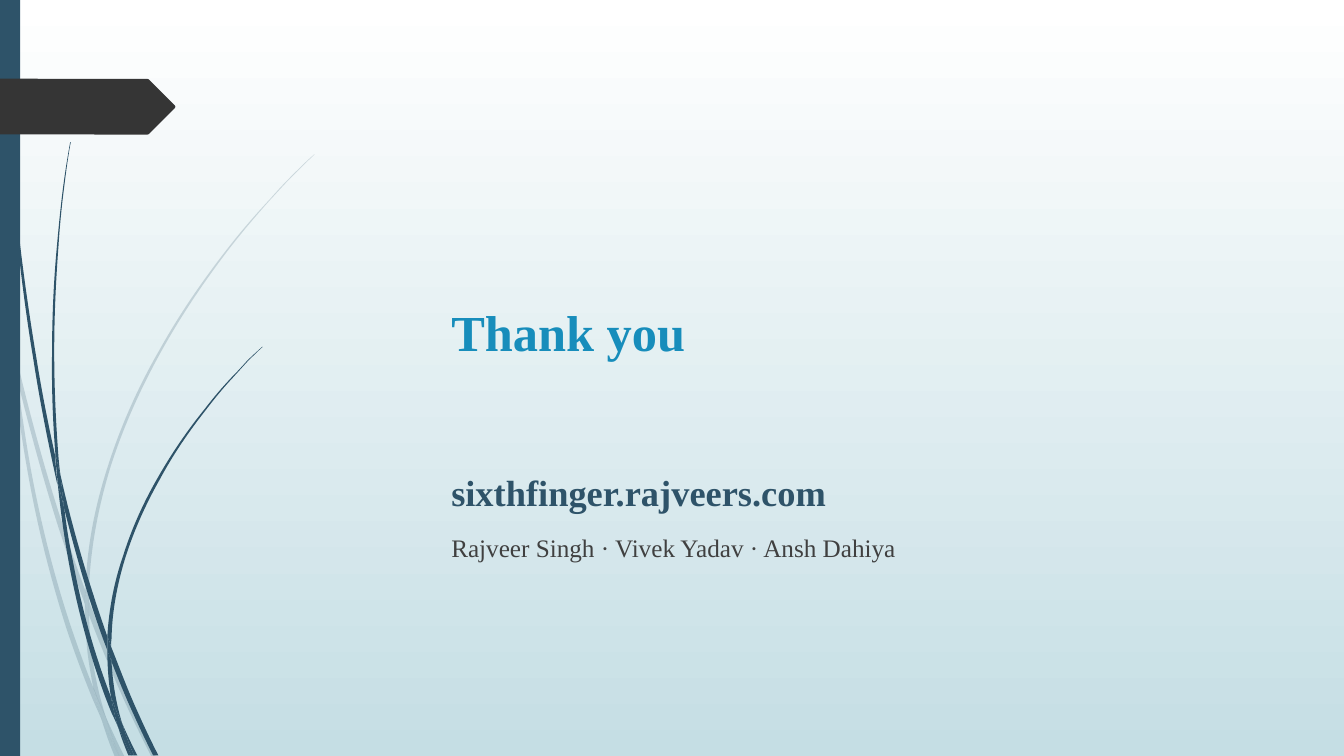
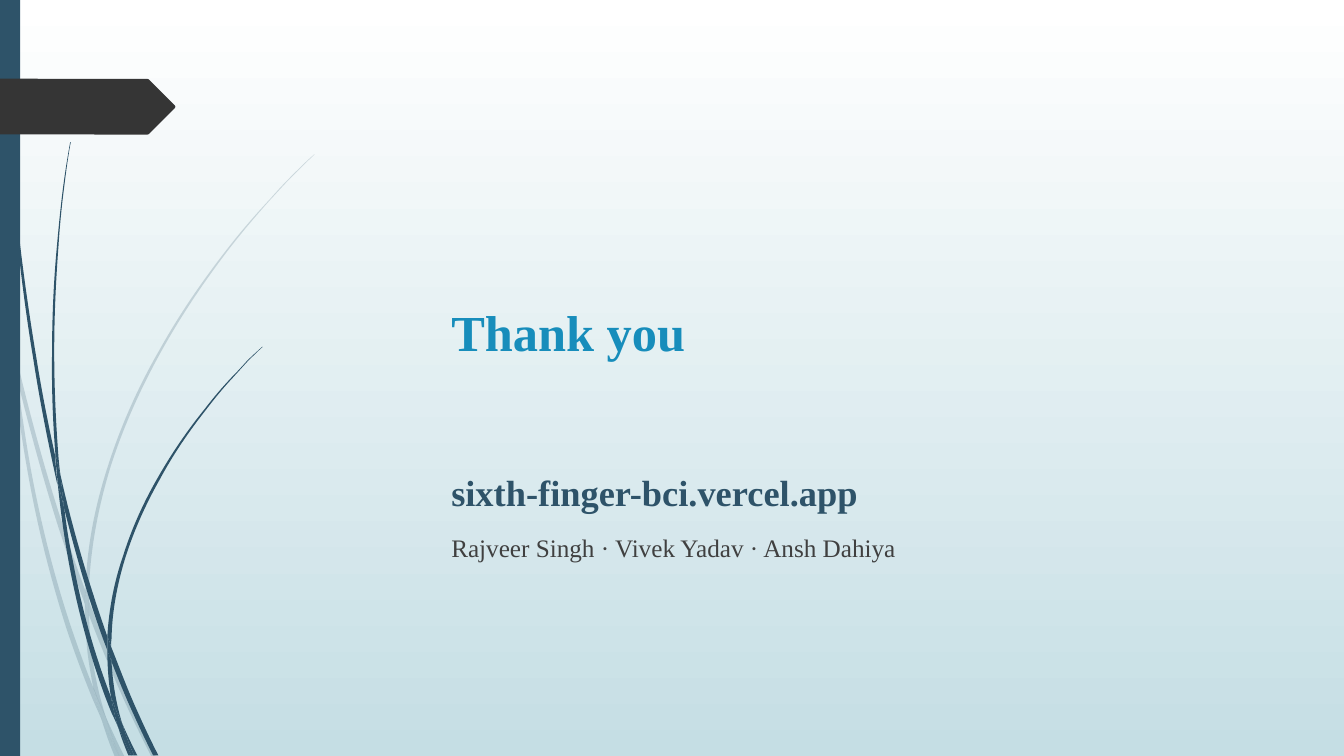
Before and after one commit to rajveeerr/sixth-finger-bci, a slide deck: slide 18 of report/slides/college/Sixth-Finger-BCI-Final-PPT.pptx. Drawn at 1344x756 pixels with LibreOffice and Linux fonts; fonts in the diff are those of the drawing. Boxes give left, top, right and bottom in pixels: in the first picture for what was removed or moved away, otherwise in the second. Text is boxed around its words. In the diff, an @@ line names an element or a change of style, - is before the commit and + after.

Commit message:
Give the college deck the Vercel address as the site, like the other documents, with the custom domain as the fallback

```diff
--- a/report/slides/college/Sixth-Finger-BCI-Final-PPT.pptx
+++ b/report/slides/college/Sixth-Finger-BCI-Final-PPT.pptx
@@ text at [451, 480, 857, 513]: text changed @@
-sixthfinger.rajveers.com
+sixth-finger-bci.vercel.app
```
Also in this commit, not shown: 1 other slide changed, 2 other files.
